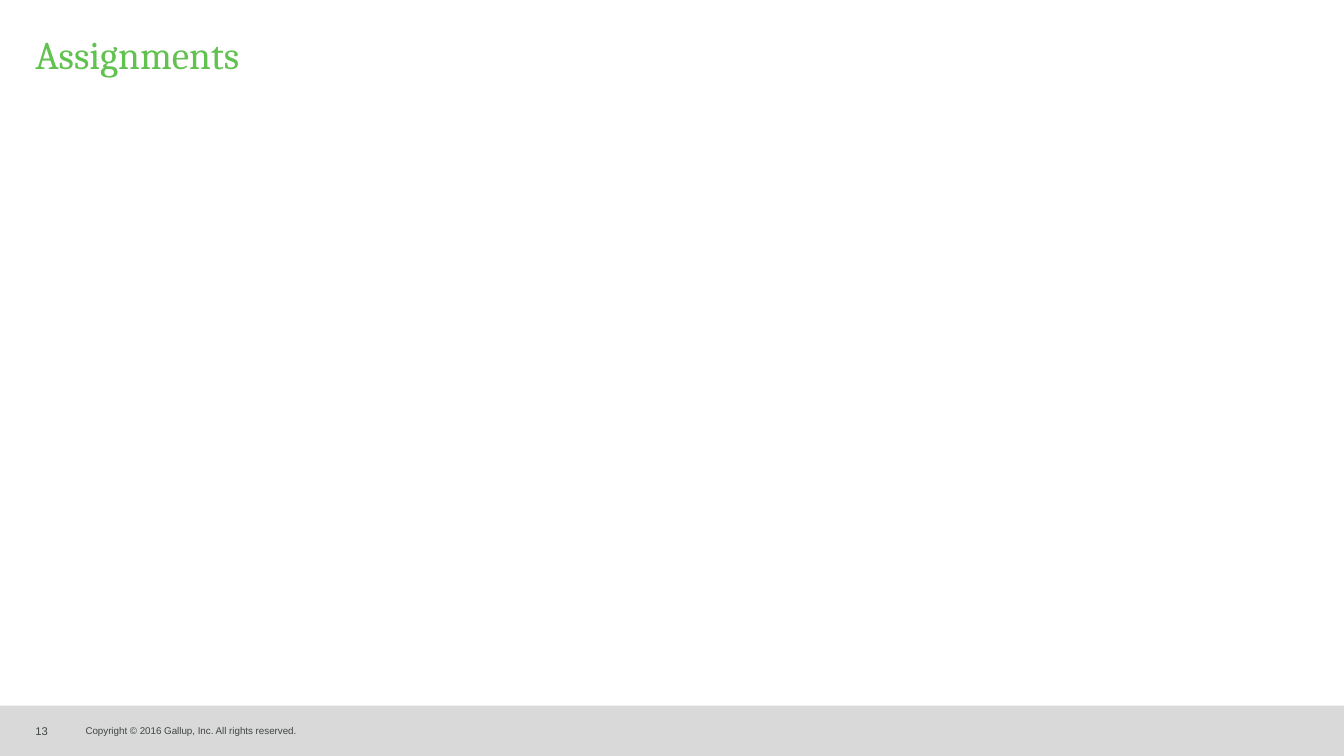
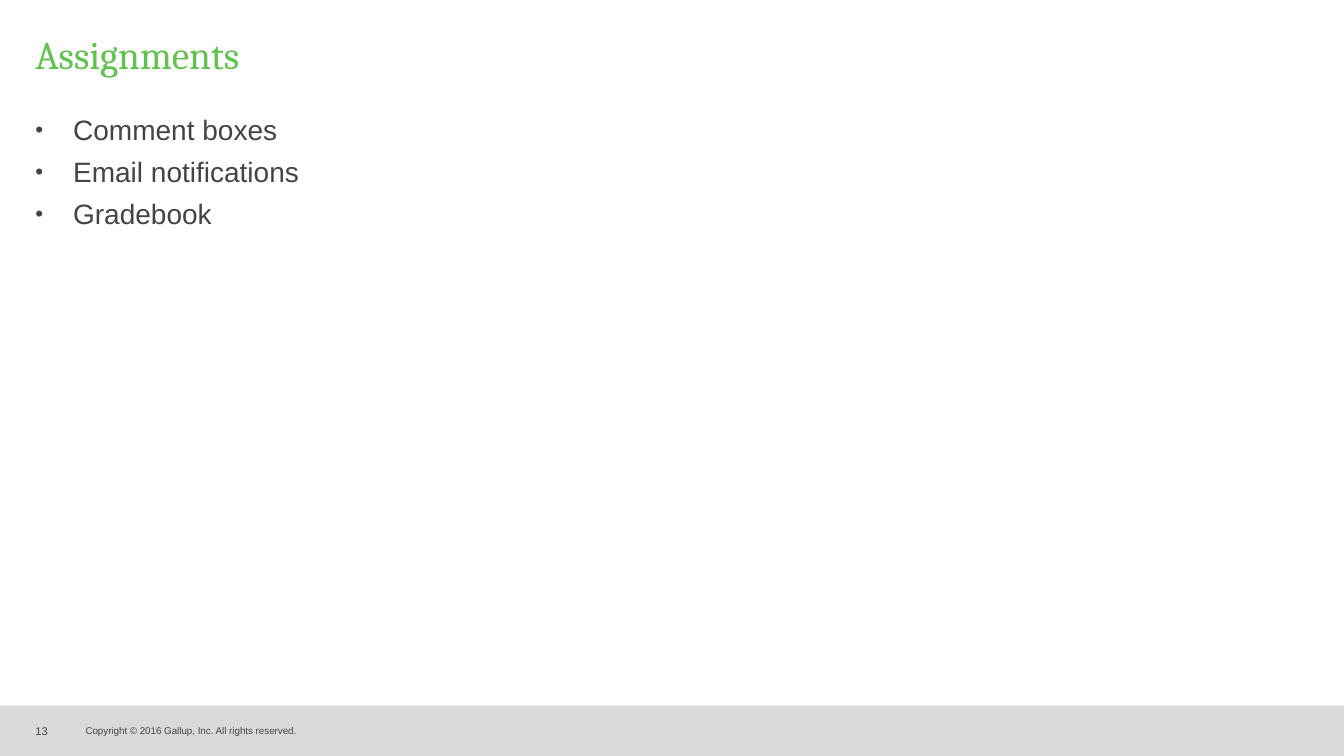
Before and after one commit to GETHIP/Managr, a slide deck: slide 13 of FinalPresentation.pptx. Drawn at 1344x756 pixels with LibreOffice and Linux fonts; fonts in the diff are those of the drawing; background and template pictures are left out. Boxes give left, top, right and bottom in pixels: in the first picture for what was removed or moved away, otherwise in the second. Text is boxed around its words. In the diff, an @@ line names an element or a change of style, - is before the commit and + after.

```diff
--- a/FinalPresentation.pptx
+++ b/FinalPresentation.pptx
@@ text added at (x1=73, y1=119, x2=299, y2=225), 20 pt, text #404545 @@
+• Comment boxes
+• Email notifications
+• Gradebook
```
Also in this commit, not shown: 1 other slide changed.
